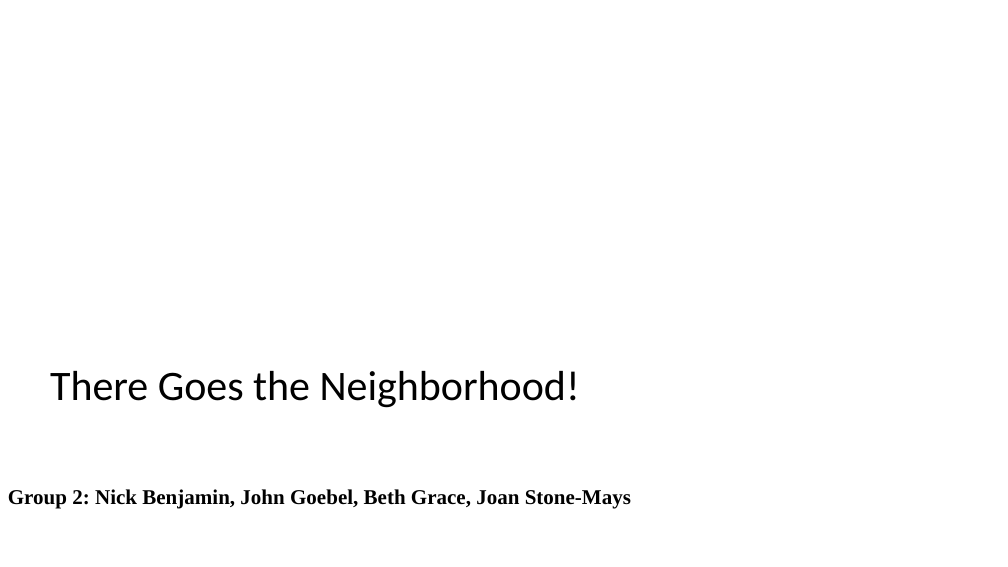
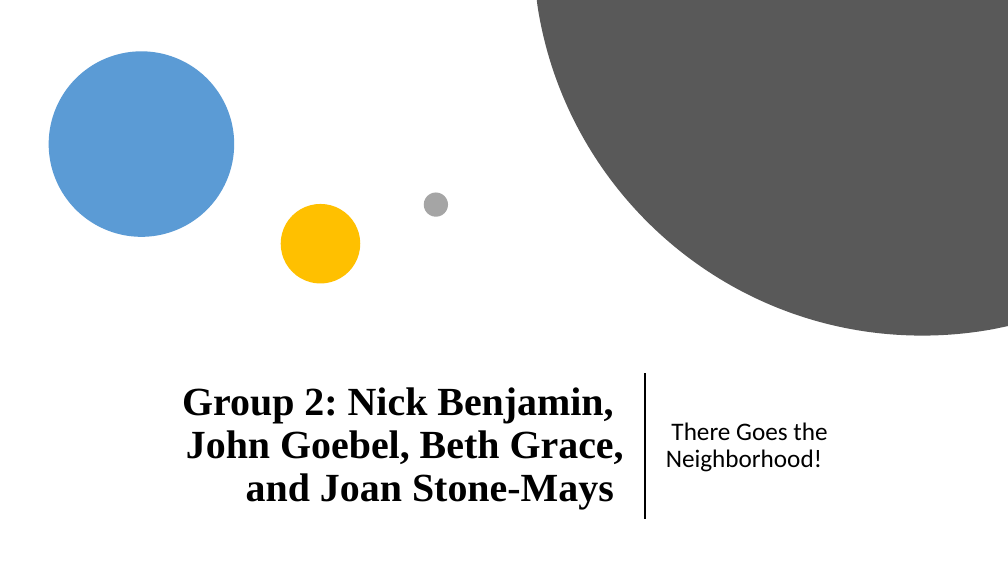
Before and after one commit to nicholasiii/GroupAssignement1, a slide deck: slide 1 of Group 2.pptx. Drawn at 1008x567 pixels with LibreOffice and Linux fonts; fonts in the diff are those of the drawing. Boxes give left, top, right and bottom in pixels: in the first picture for what was removed or moved away, otherwise in the second. Text is boxed around its words. In the diff, an @@ line names an element or a change of style, - is before the commit and + after.

```diff
--- a/Group 2.pptx
+++ b/Group 2.pptx
@@ freeform shape added at (x1=537, y1=0, x2=1008, y2=336), fill #595959 @@
@@ ellipse added at (x1=48, y1=51, x2=234, y2=237), fill #5B9BD5 @@
@@ ellipse added at (x1=281, y1=204, x2=360, y2=284), fill #FFC000 @@
@@ ellipse added at (x1=424, y1=193, x2=448, y2=217), fill #A5A5A5 @@
@@ title at (x1=182, y1=387, x2=624, y2=509): text changed; size 20 to 38 pt @@
-Group 2: Nick Benjamin, John Goebel, Beth Grace, Joan Stone-Mays
+Group 2: Nick Benjamin,
+John Goebel, Beth Grace,
+and Joan Stone-Mays
@@ line added from (645, 374) to (645, 518), #000000 1.5 pt @@
@@ subtitle "There Goes the Neighborhood!" moved from (x1=50, y1=371, x2=580, y2=408) to (x1=666, y1=422, x2=827, y2=472) @@
@@ subtitle "There Goes the Neighborhood!" at (x1=666, y1=422, x2=827, y2=472): size 40 to 24 pt; alignment centre to left @@
```
Also in this commit, not shown: 5 other slides changed, 3 slides added, 3 slides removed.
